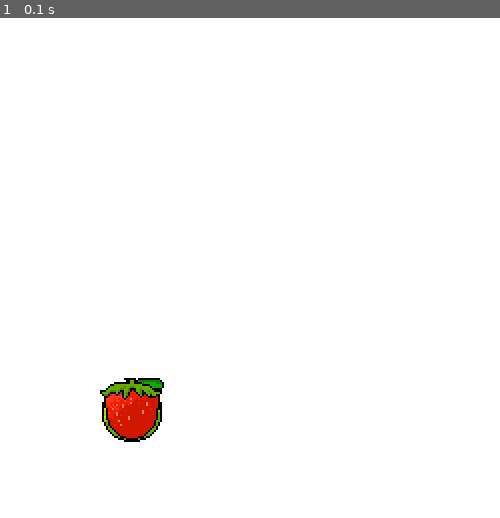
Above: before the commit, frame 1.
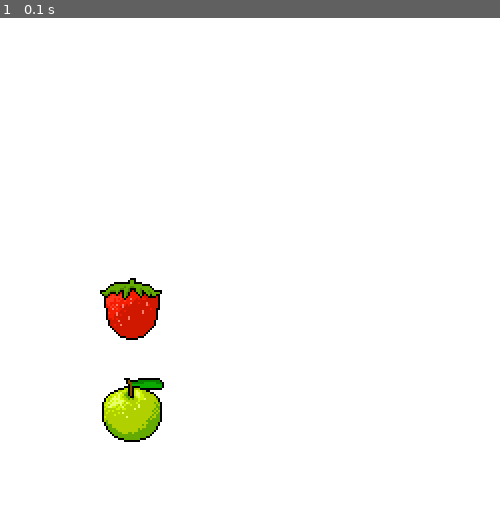
Above: after the commit, the same moment.

Repository: Joshkaki00/pygame-tutorial
Game: pygame game, started from game.py
Two runs of this game, one before a commit and one after it. Both use one fixed random seed, a clock stepped at 60 frames per second and the inputs below.
Inputs:
- Up to frame 1 (0.1 s): no input

The runs differ from the first frame. In frame 1, 2.2% of the frame differs, in the area x 20-33%, y 52-85%.

Commit message:
updated pygame

Diff:
--- a/game.py
+++ b/game.py
@@ -20,7 +20,8 @@
 
 # Instance of GameObject
 apple = GameObject(100, 360, 'apple.png')
-strawberry = GameObject(100, 360, 'strawberry.png')
+strawberry = GameObject(100, 260, 'strawberry.png')
+
 
 # Create the game loop
 running = True
